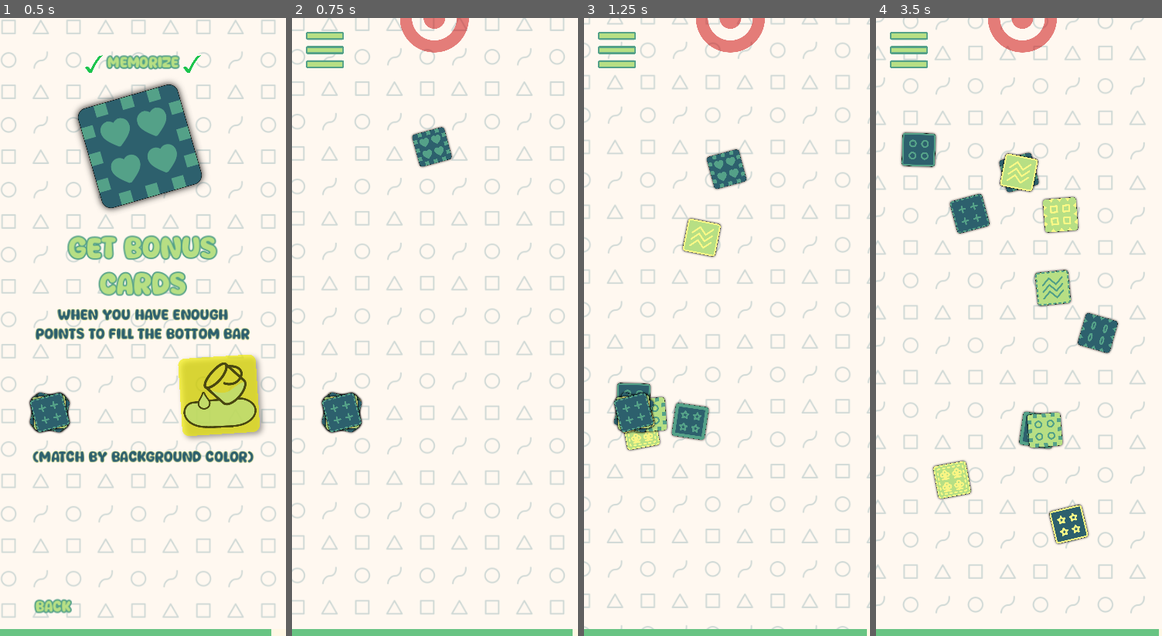
Above: before the commit, frames 1-4 (left to right).
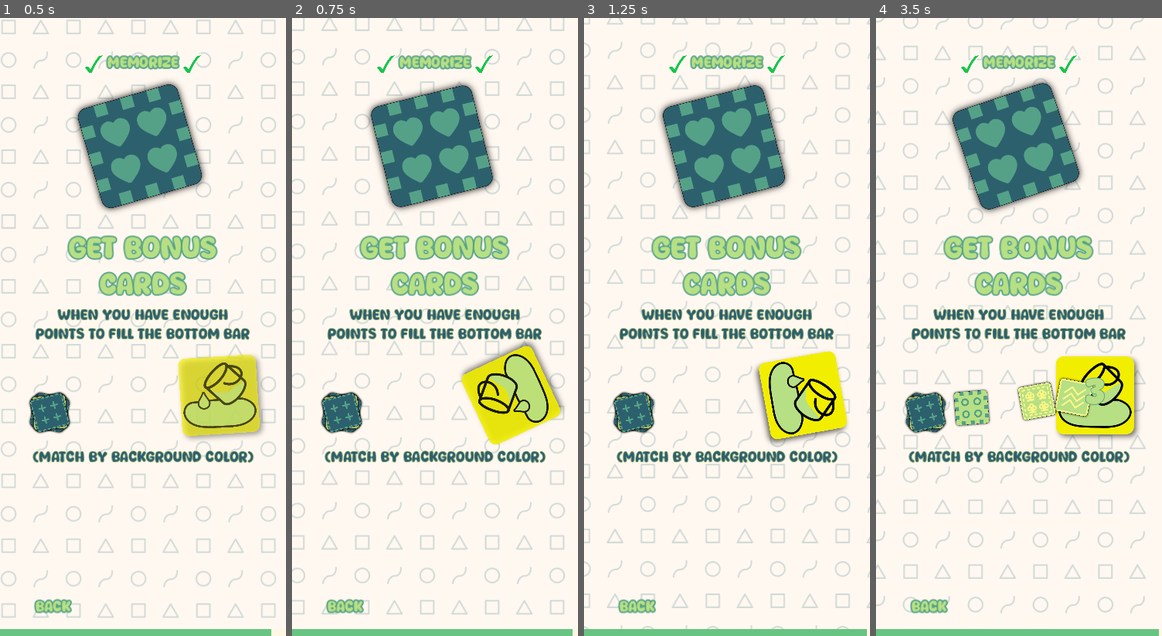
Above: after the commit, the same moments.

Repository: magopian/rummager
Game: Godot game, scene res://tutorial_4_bonus.tscn
Same seed, same stepped clock (60 frames per second), same inputs: the game is played once before the commit and once after it. This scene is started directly instead of the project's main scene. Sound files missing from this copy of the repository are replaced by a short silence.
Inputs (mouse positions are in pixels of both pictures, inside the frame that each line leads up to):
- Up to frame 1 (0.5 s): no input
- Up to frame 2 (0.75 s): click (435, 327) at 0.5 s
- Up to frame 3 (1.25 s): no input
- Up to frame 4 (3.5 s): click (1019, 327) at 1.27 s; click (1019, 327) at 2.02 s; move the mouse to (1019, 172) at 2.77 s; click (1019, 172) at 2.92 s

Frame 1 is identical in both runs. In frame 2, 19% of the frame differs, in the area x 4-95%, y 0-97%; in frame 3, 21%; in frame 4, 26%, in the area x 4-92%, y 0-97%.

Commit message:
Fix buggy 4th tutorial step (bonus card) which would also discard the card to find

Diff:
--- a/tutorial_4_bonus.gd
+++ b/tutorial_4_bonus.gd
@@ -33,6 +33,7 @@
 
 var card_initial_position: Vector2
 var bonus_properties: Array = Card.properties
+var click_enabled: bool = false
 
 
 func _ready() -> void:
@@ -53,9 +54,6 @@
 	# Generate cards.
 	generate_card_to_find.call_deferred()
 	animate_bonus.call_deferred()
-
-	pick_me_canvas_layer.button_pressed.connect(_on_lets_go_button_pressed)
-	lets_go_button.button_pressed.connect(_on_lets_go_button_pressed)
 
 
 func animate_bonus() -> void:
@@ -88,6 +86,10 @@
 
 
 func enable_click() -> void:
+	if not click_enabled:
+		click_enabled = true
+		pick_me_canvas_layer.button_pressed.connect(_on_lets_go_button_pressed)
+		lets_go_button.button_pressed.connect(_on_lets_go_button_pressed)
 	Global.slide_in_screen(explanation, 0.15)
 
 
@@ -99,6 +101,7 @@
 	memorize_card_display.add_child(card_to_find)
 	card_to_find.position = memorize_card_display.size / 2
 	card_to_find.show_medium()
+	card_to_find.to_find = true
 
 
 func generate_discard_cards(num_cards: int) -> void:
@@ -132,7 +135,10 @@
 	# Reparent the card to memorize, and place it  lowest so it's at the bottom of the pile
 	card_to_find.reparent(cards)
 	card_to_find.show_small()
-	# Reparent all the other cards to discard
+	# Regenerate all the discard cards, then reparent them all
+	for card in card_display.get_children():
+		card.queue_free()
+	generate_discard_cards(10)
 	for card in (card_display.get_children() as Array[Card]):
 		card.reparent(cards)
 	# Hide explanation, display menu: game time.
